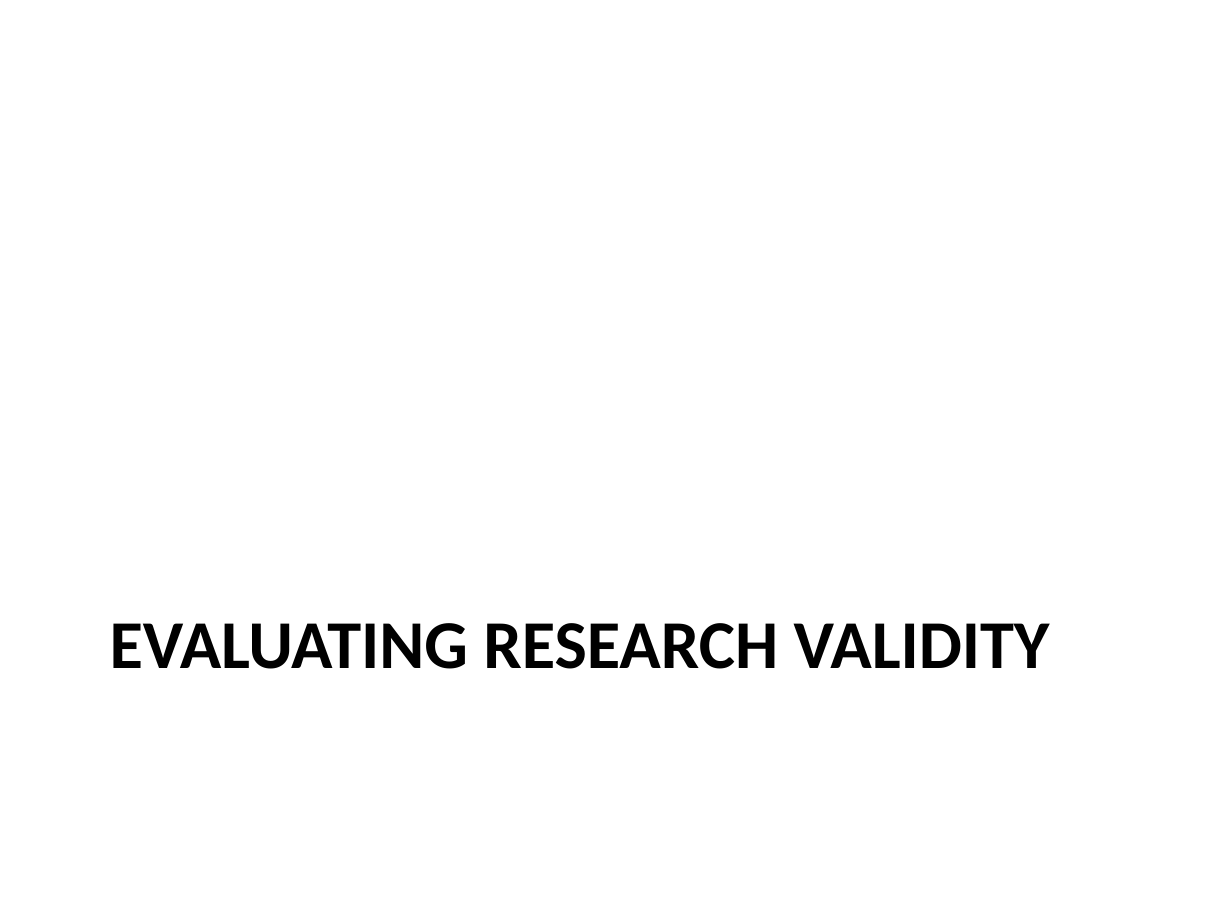
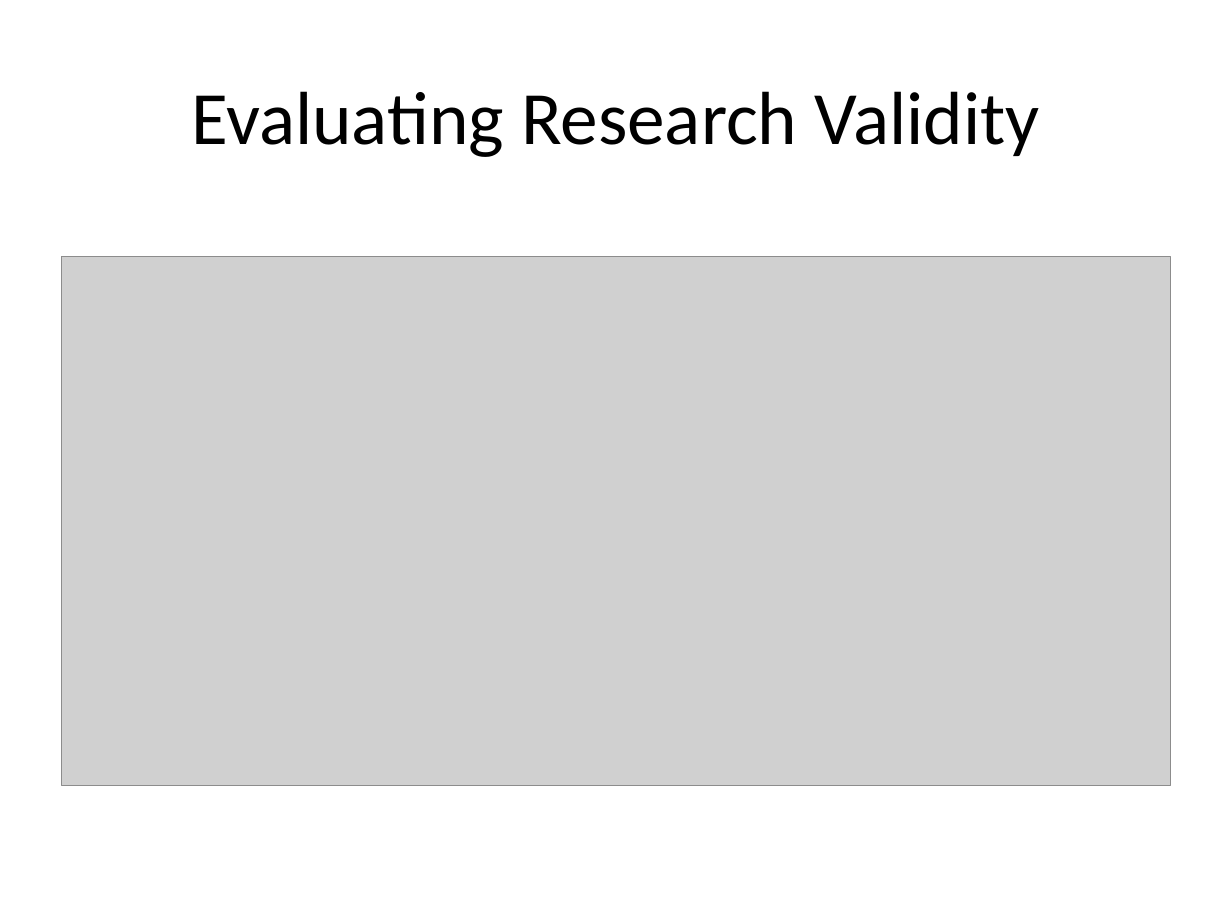
Before and after one commit to classes-medb/5510, a slide deck: slide 9 of src/video-03-literature-review.pptx (slide 6 before the commit). Drawn at 1232x924 pixels with LibreOffice and Linux fonts; fonts in the diff are those of the drawing; grey boxes stand for pictures. Boxes give left, top, right and bottom in pixels: in the first picture for what was removed or moved away, otherwise in the second. Text is boxed around its words. In the diff, an @@ line names an element or a change of style, - is before the commit and + after.

```diff
--- a/src/video-03-literature-review.pptx
+++ b/src/video-03-literature-review.pptx
@@ title "Evaluating Research Validity" at [191,91,1039,157]: vertical alignment top to middle @@
@@ title at [191,91,1039,157]: text changed; size 40 to 44 pt; bold off @@
-EVALUATING RESEARCH VALIDITY
+Evaluating Research Validity
@@ picture added at [62,256,1170,785] @@
```
Also in this commit, not shown: 2 other slides changed, 8 slides added, 1 slide removed, 7 other files.
